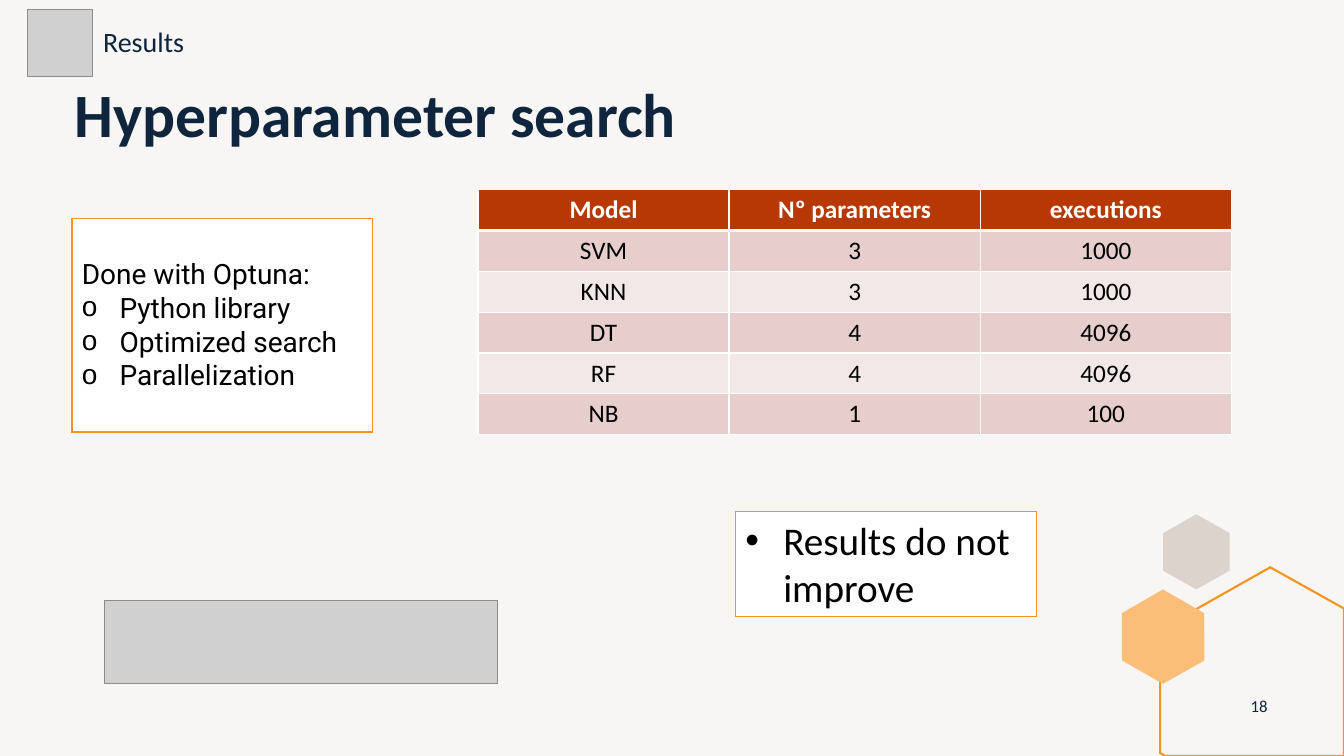
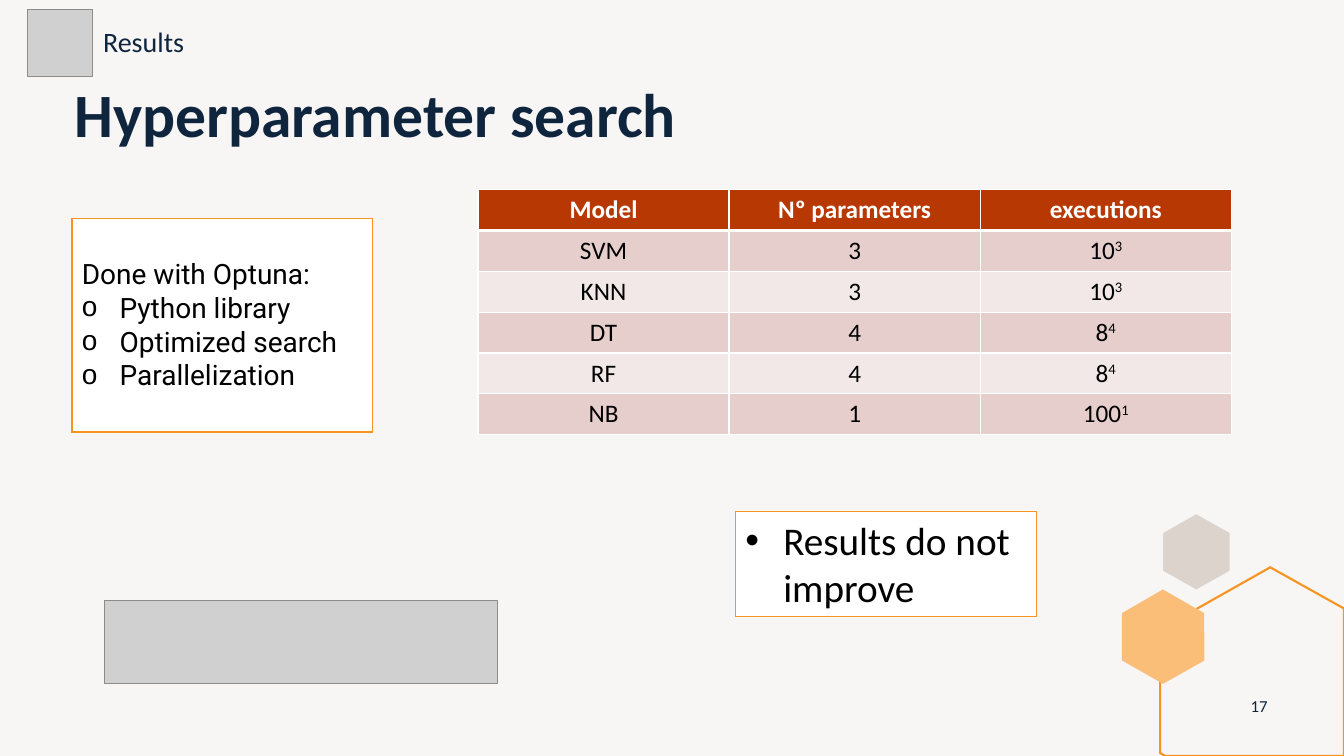
Before and after one commit to marti1999/TFG, a slide deck: slide 17 of informes/entrega final/presentation.pptx (slide 18 before the commit). Drawn at 1344x756 pixels with LibreOffice and Linux fonts; fonts in the diff are those of the drawing; grey boxes stand for pictures. Boxes give left, top, right and bottom in pixels: in the first picture for what was removed or moved away, otherwise in the second. Text is boxed around its words. In the diff, an @@ line names an element or a change of style, - is before the commit and + after.

```diff
--- a/informes/entrega final/presentation.pptx
+++ b/informes/entrega final/presentation.pptx
@@ table at [478,190,1231,435] @@
-row 2, column 3: 1000
+row 2, column 3: 103
-row 3, column 3: 1000
+row 3, column 3: 103
-row 4, column 3: 4096
+row 4, column 3: 84
-row 5, column 3: 4096
+row 5, column 3: 84
-row 6, column 3: 100
+row 6, column 3: 1001
@@ page number at [1251,701,1268,712]: text changed @@
-18
+17
```
Also in this commit, not shown: 9 other slides changed, 1 other file.
